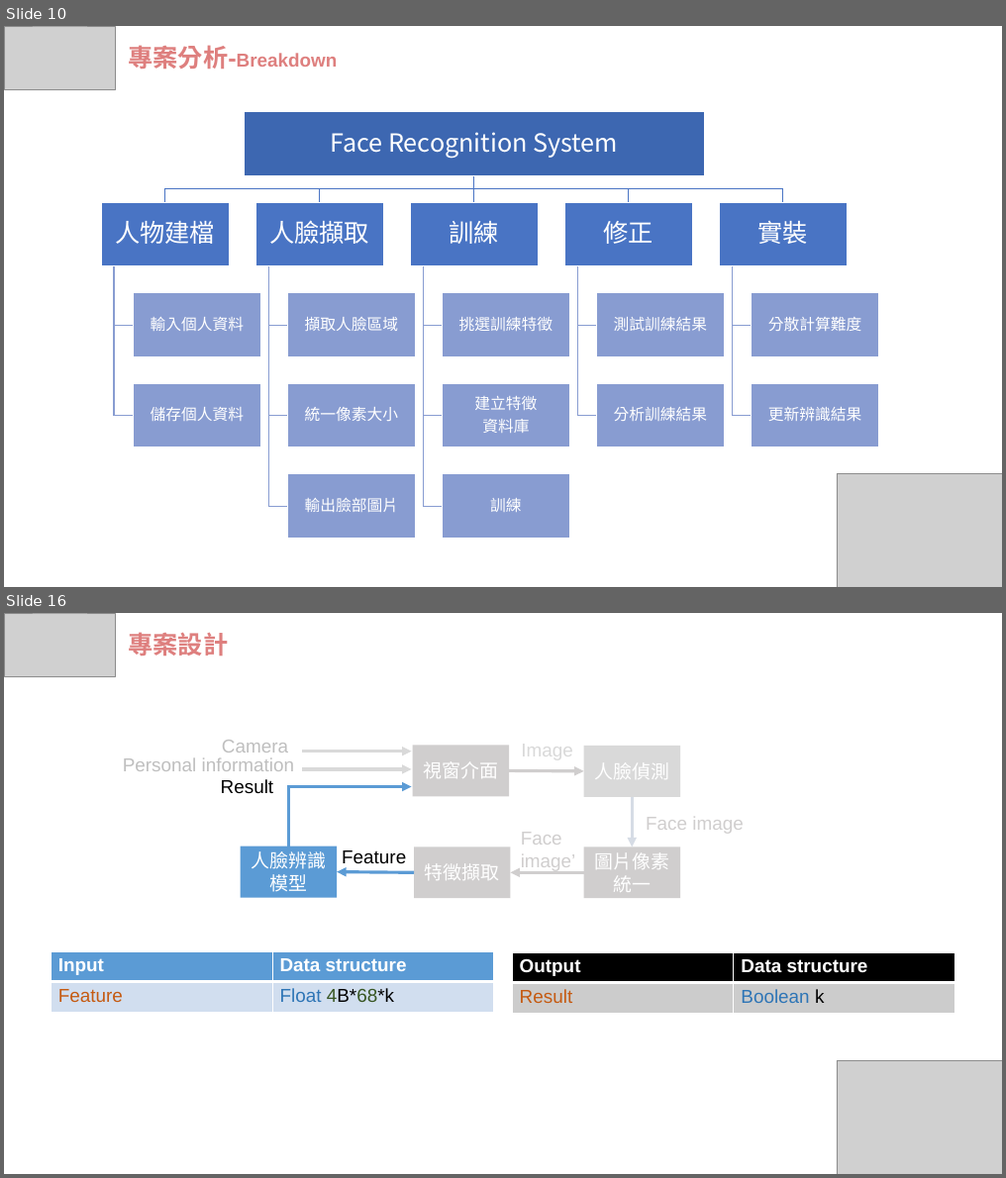
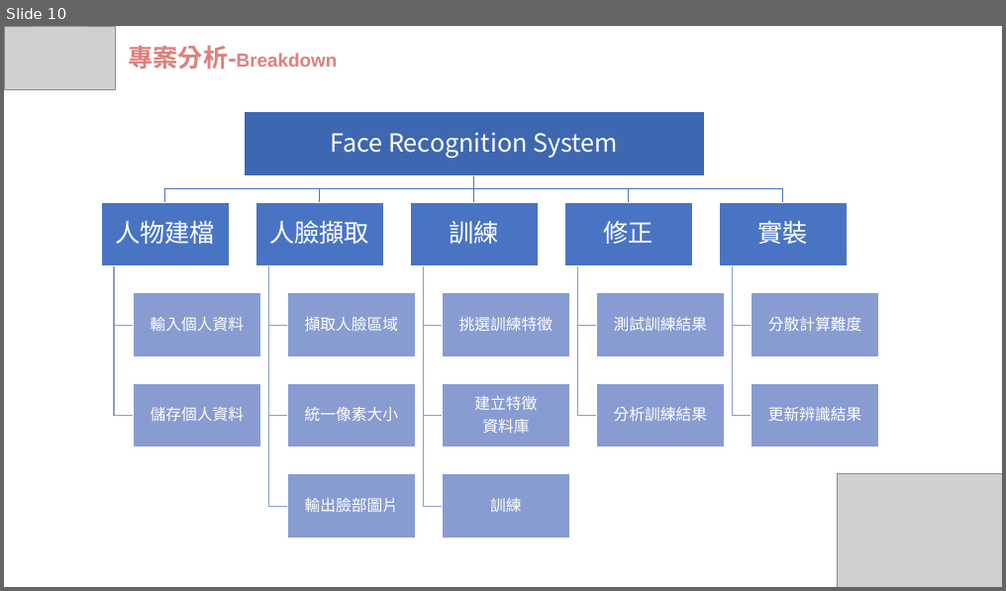
Before and after one commit to wasteee/Embedded-Image-Processing-final, a slide deck: IP_FRS.pptx. Shown one above the other, each under a label of ours: slides 10 and 16 before the commit, slide 10 after it; the slides between them are not shown. The pictures are 1006x1178 and 1006x591 pixels, drawn with LibreOffice and Linux fonts; fonts in the diff are those of the drawing; grey boxes stand for pictures. Boxes give left, top, right and bottom in pixels: in the first picture for what was removed or moved away, otherwise in the second. Text is boxed around its words. In the diff, an @@ line names an element or a change of style, - is before the commit and + after.

```diff
--- a/IP_FRS.pptx
+++ b/IP_FRS.pptx
@@ slide 16 removed at [4, 613, 1002, 1174], background #FFFFFF @@
@@ picture removed at [4, 613, 116, 676] @@
@@ text removed at [128, 632, 228, 656] @@
-專案設計
@@ text removed at [123, 758, 294, 771] @@
-Personal information
@@ text removed at [222, 740, 288, 753] @@
-Camera
@@ arrow removed from (303, 752) to (411, 752) @@
@@ rectangle removed at [413, 746, 509, 797] @@
-視窗介面
@@ text removed at [521, 740, 573, 761] @@
-Image
@@ rectangle removed at [584, 746, 681, 797] @@
-人臉偵測
@@ text removed at [221, 779, 274, 794] @@
-Result
@@ elbow arrow removed from (288, 847) to (411, 786) @@
@@ arrow removed from (303, 769) to (411, 769) @@
@@ arrow removed from (509, 771) to (584, 771) @@
@@ arrow removed from (632, 797) to (632, 848) @@
@@ text removed at [646, 817, 743, 834] @@
-Face image
@@ rectangle removed at [241, 847, 338, 898] @@
-人臉辨識模型
@@ rectangle removed at [414, 848, 511, 899] @@
-特徵擷取
@@ text removed at [521, 832, 576, 872] @@
-Face image’
@@ rectangle removed at [584, 848, 681, 899] @@
-圖片像素
-統一
@@ arrow removed from (414, 872) to (338, 872) @@
@@ text removed at [342, 851, 406, 864] @@
-Feature
@@ arrow removed from (584, 872) to (511, 872) @@
@@ table removed at [52, 952, 494, 1012], 2 rows, 2 columns @@
-Input | Data structure
-Feature | Float 4B*68*k
@@ table removed at [512, 953, 955, 1014], 2 rows, 2 columns @@
-Output | Data structure
-Result | Boolean k
@@ picture removed at [837, 1060, 1002, 1174] @@
```
Also in this commit, not shown: 7 slides changed, 1 slide added.
